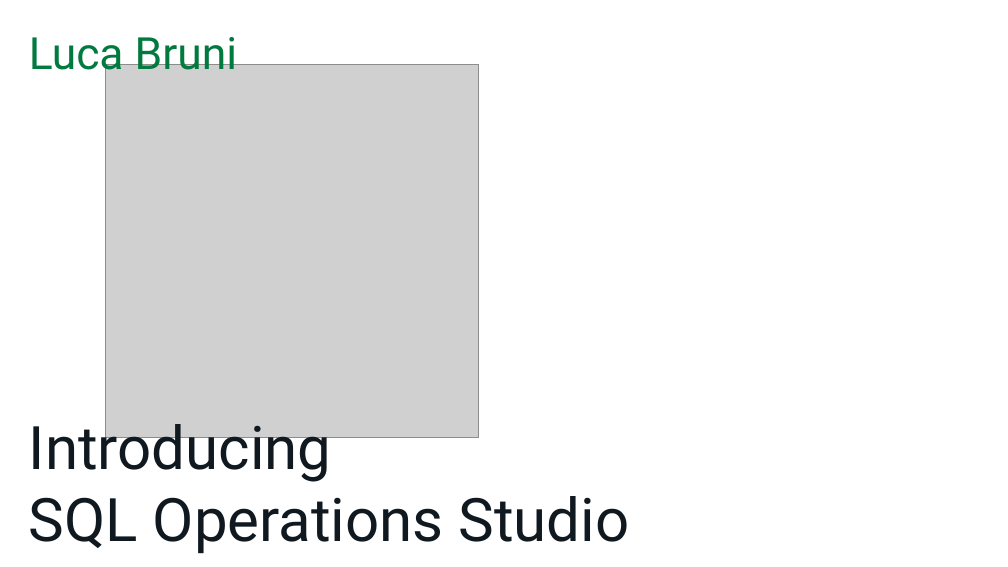
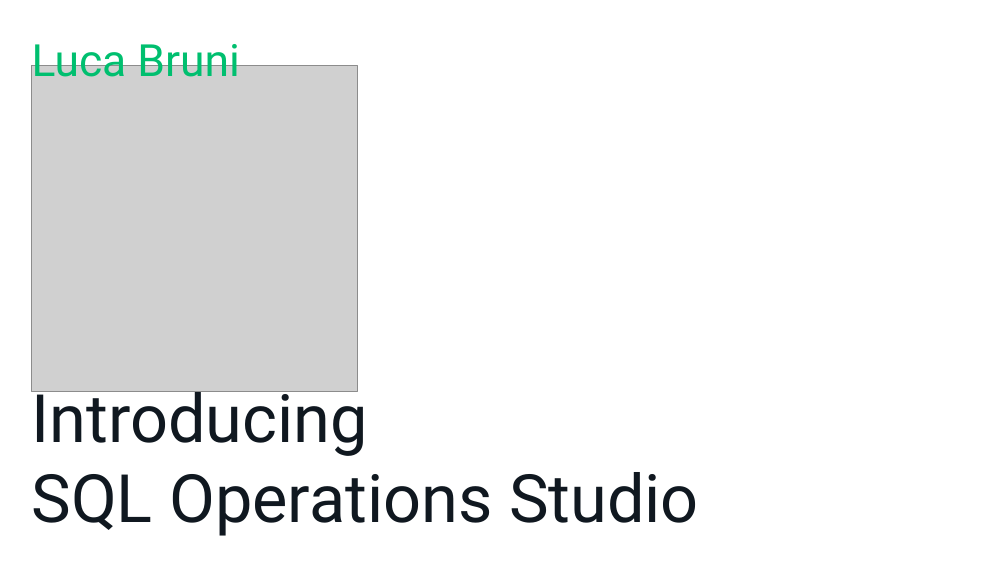
Before and after one commit to mrg3d/demo-opsstudio-repo, a slide deck: slide 1 of Introducing SQL Operations Studio.pptx. Drawn at 1008x567 pixels with LibreOffice and Linux fonts; fonts in the diff are those of the drawing; grey boxes stand for pictures; background and template pictures are left out. Boxes give left, top, right and bottom in pixels: in the first picture for what was removed or moved away, otherwise in the second. Text is boxed around its words. In the diff, an @@ line names an element or a change of style, - is before the commit and + after.

```diff
--- a/Introducing SQL Operations Studio.pptx
+++ b/Introducing SQL Operations Studio.pptx
@@ text "Luca Bruni" at box(32, 34, 239, 77): text colour #007A3E to #00BF6F @@
@@ picture: place and size @@
-picture at box(106, 64, 478, 437)
+picture at box(31, 66, 357, 391)
@@ title "Introducing SQL Operations Studio": place and size @@
-title "Introducing SQL Operations Studio" at box(29, 414, 630, 554)
+title "Introducing SQL Operations Studio" at box(31, 380, 699, 536)
@@ title "Introducing SQL Operations Studio" at box(31, 380, 699, 536): size 54 to 60 pt @@
```
Also in this commit, not shown: 16 other slides changed, 8 slides added, 4 slides removed.
